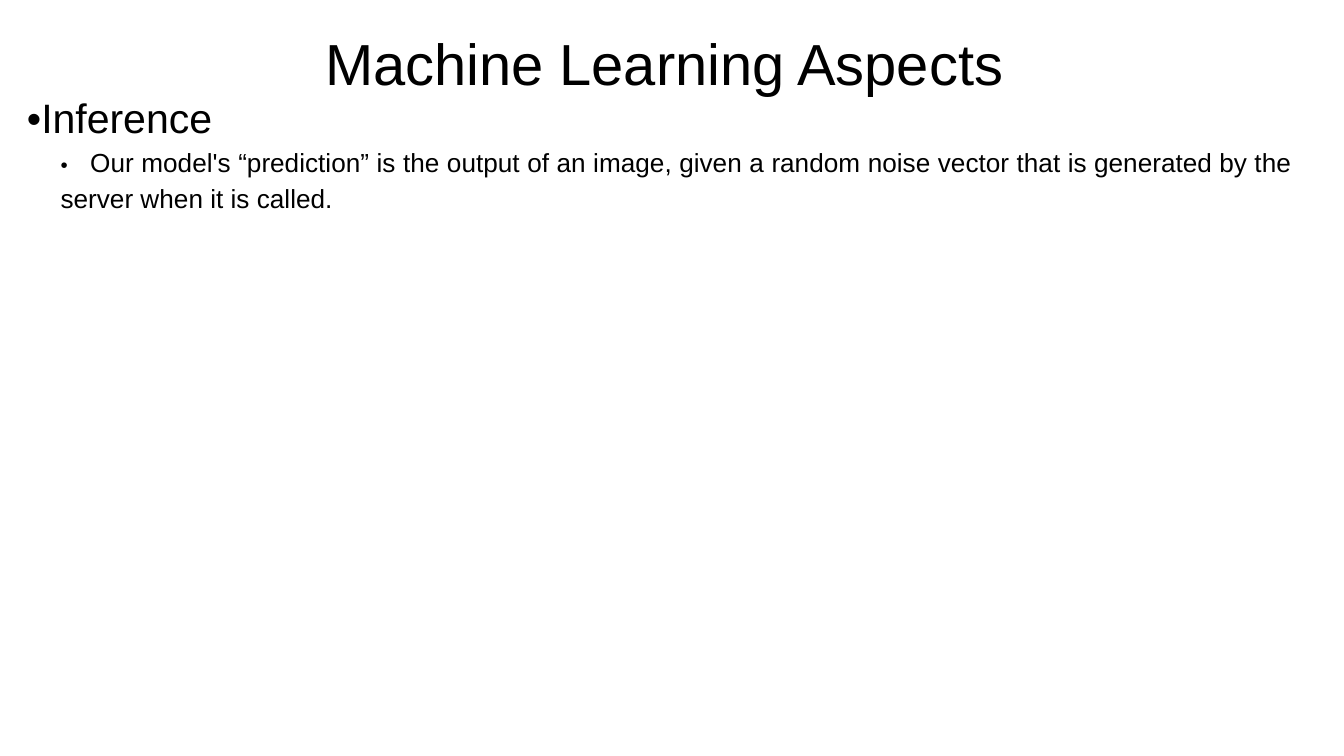
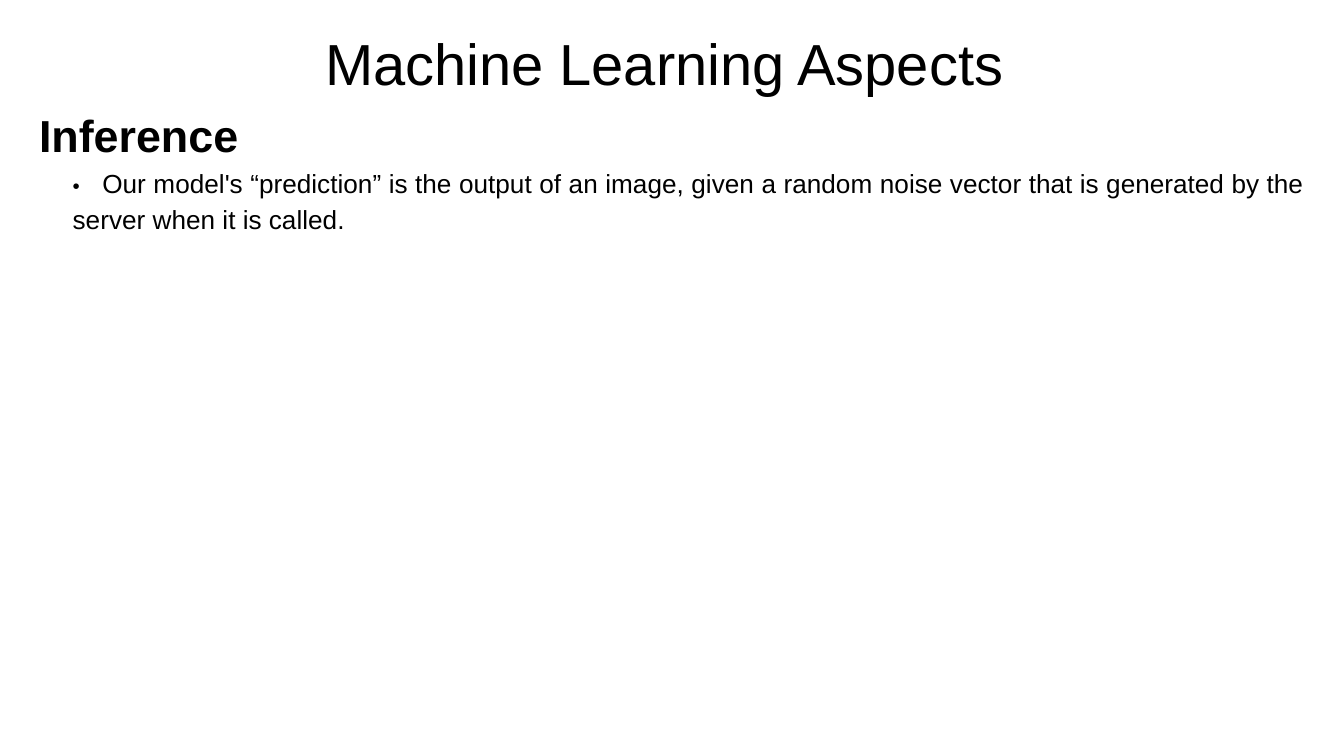
Before and after one commit to mmcdermott011/GAAAN, a slide deck: slide 13 of images/Final Presentation.pptx. Drawn at 1344x756 pixels with LibreOffice and Linux fonts; fonts in the diff are those of the drawing. Boxes give left, top, right and bottom in pixels: in the first picture for what was removed or moved away, otherwise in the second. Text is boxed around its words. In the diff, an @@ line names an element or a change of style, - is before the commit and + after.

```diff
--- a/images/Final Presentation.pptx
+++ b/images/Final Presentation.pptx
@@ text "Inference": place and size @@
-text "Inference" at <box>27,103,1290,209</box>
+text "Inference" at <box>39,119,1303,230</box>
@@ text at <box>39,119,238,153</box>: text changed; size 22 to 24 pt; bold on @@
-•Inference
+Inference
```
Also in this commit, not shown: 12 other slides changed, 7 slides added, 3 slides removed, 13 other files.
